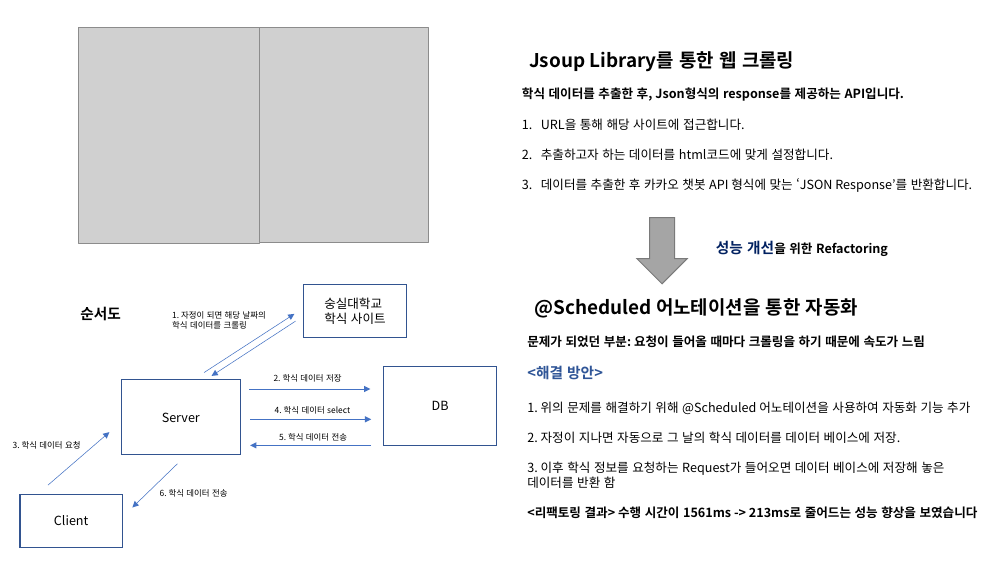
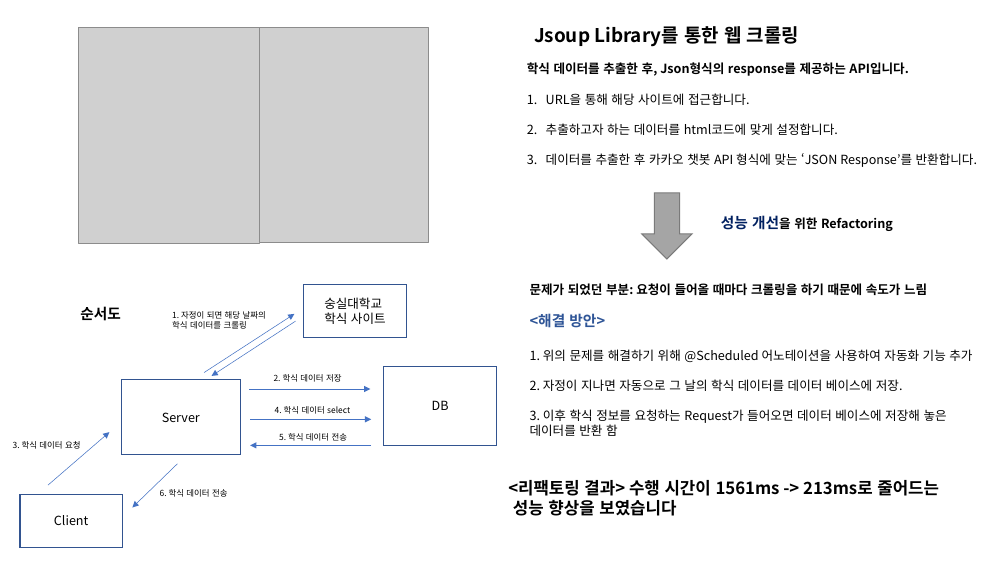
Before and after one commit to ohjinhokor/PortFolio, a slide deck: slide 7 of 오진호 포트폴리오.pptx. Drawn at 1008x567 pixels with LibreOffice and Linux fonts; fonts in the diff are those of the drawing; grey boxes stand for pictures; background and template pictures are left out. Boxes give left, top, right and bottom in pixels: in the first picture for what was removed or moved away, otherwise in the second. Text is boxed around its words. In the diff, an @@ line names an element or a change of style, - is before the commit and + after.

```diff
--- a/오진호 포트폴리오.pptx
+++ b/오진호 포트폴리오.pptx
@@ 3 texts, 1 down arrow: place and size @@
-3 texts, 1 down arrow at bbox=[522, 48, 972, 284]
+3 texts, 1 down arrow at bbox=[527, 23, 977, 259]
@@ text "문제가 되었던 부분: 요청이 들어올 ...": place and size @@
-text "문제가 되었던 부분: 요청이 들어올 ..." at bbox=[527, 335, 978, 518]
+text "문제가 되었던 부분: 요청이 들어올 ..." at bbox=[530, 283, 972, 436]
@@ text removed at bbox=[535, 298, 858, 318] @@
-@Scheduled 어노테이션을 통한 자동화
@@ text added at bbox=[508, 480, 939, 516], 16 pt, text #000000, bold @@
+<리팩토링 결과> 수행 시간이 1561ms -> 213ms로 줄어드는
+성능 향상을 보였습니다
@@ text at bbox=[527, 506, 978, 518]: paragraph removed @@
-<리팩토링 결과> 수행 시간이 1561ms -> 213ms로 줄어드는 성능 향상을 보였습니다
```
Also in this commit, not shown: 3 other slides changed, 2 other files.
